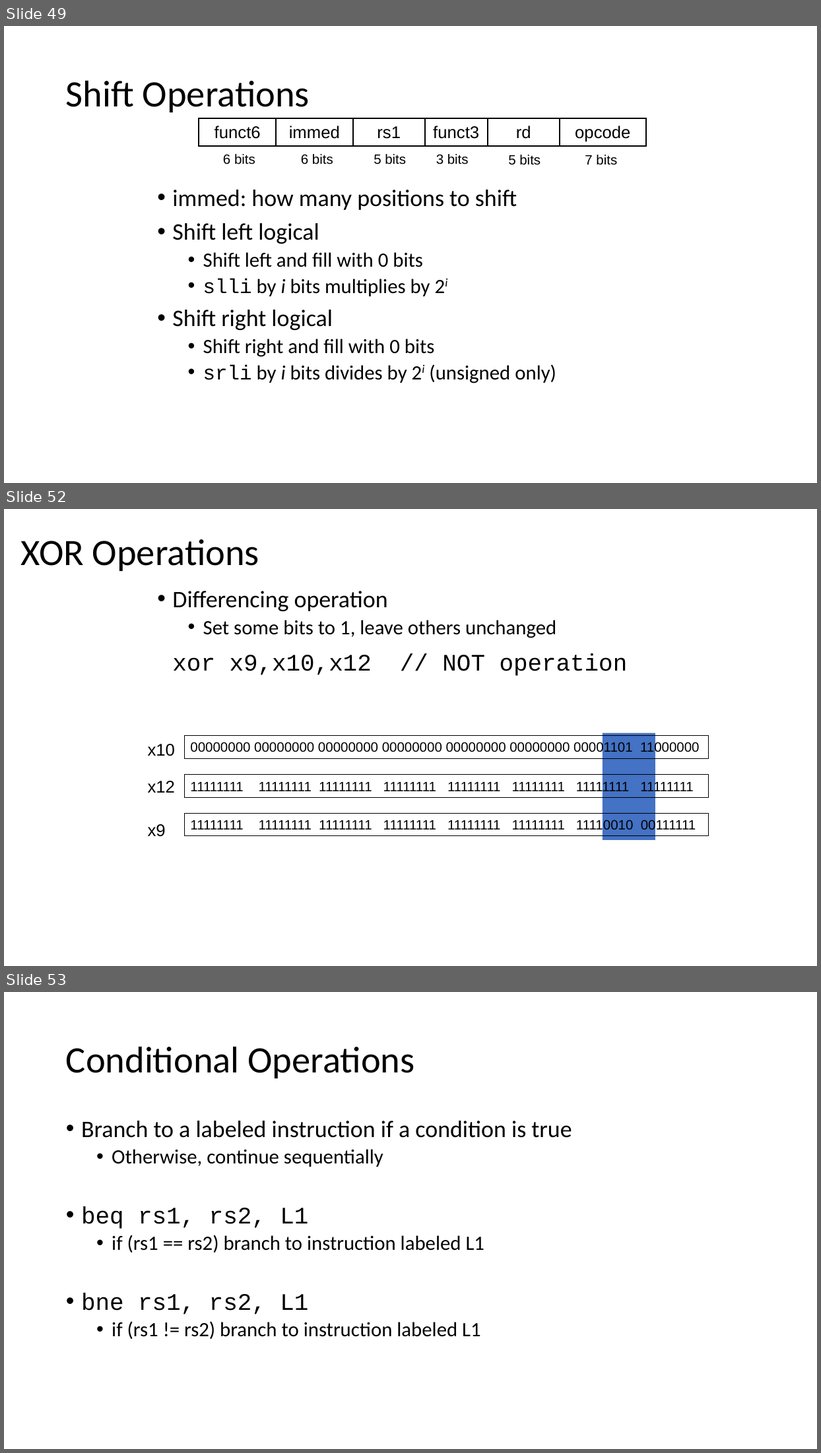
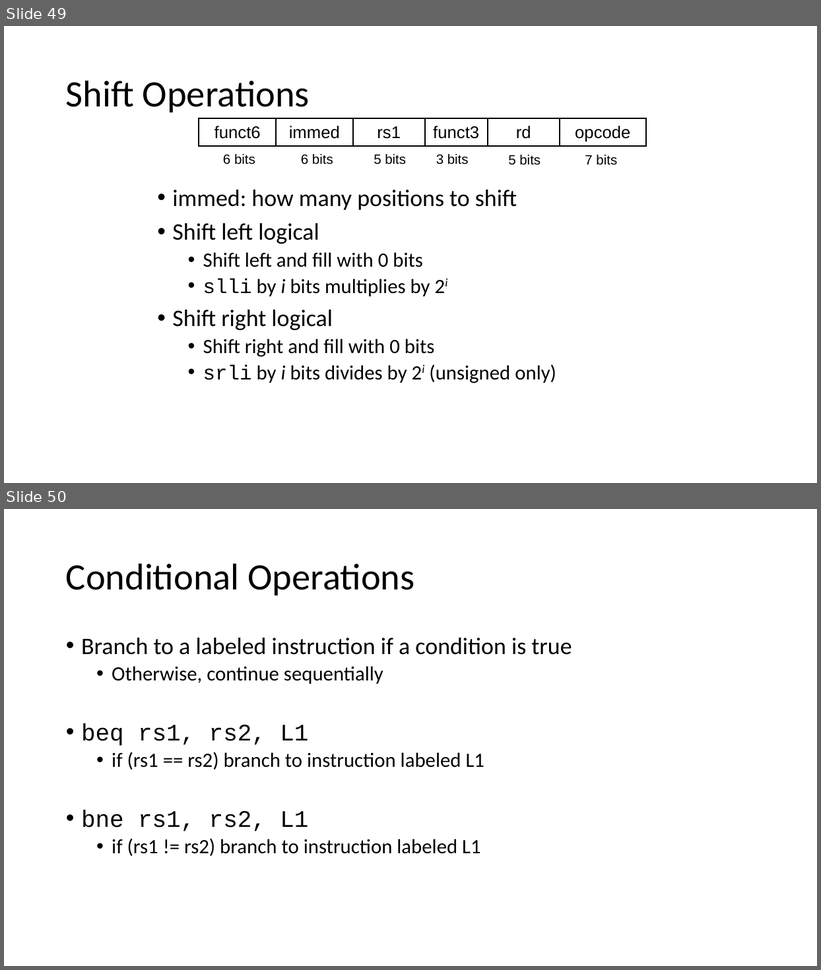
Before and after one commit to PG-DESD/CDAC_Sharing_Data, a slide deck: Microprocessor/TheoryLectures/RISC-V_Theory.pptx. Shown one above the other, each under a label of ours: slides 49, 52 and 53 before the commit, slides 49 and 50 after it; the slides between them are not shown. The pictures are 821x1453 and 821x970 pixels, drawn with LibreOffice and Linux fonts; fonts in the diff are those of the drawing. Boxes give left, top, right and bottom in pixels: in the first picture for what was removed or moved away, otherwise in the second. Text is boxed around its words. In the diff, an @@ line names an element or a change of style, - is before the commit and + after.

```diff
--- a/Microprocessor/TheoryLectures/RISC-V_Theory.pptx
+++ b/Microprocessor/TheoryLectures/RISC-V_Theory.pptx
@@ slide 52 removed at box(4, 509, 817, 966), background #FFFFFF @@
@@ title removed at box(20, 539, 259, 571) @@
-XOR Operations
@@ text removed at box(172, 591, 628, 676) @@
-• Differencing operation
-  • Set some bits to 1, leave others unchanged
-xor x9,x10,x12 // NOT operation
@@ text removed at box(148, 744, 175, 757) @@
-x10
@@ rectangle removed at box(185, 736, 708, 758) @@
-00000000 00000000 00000000 00000000 00000000 00000000 00001101 11000000
@@ rectangle removed at box(603, 733, 656, 841) @@
@@ text removed at box(148, 781, 175, 793) @@
-x12
@@ rectangle removed at box(185, 775, 708, 797) @@
-11111111 11111111 11111111 11111111 11111111 11111111 11111111 11111111
@@ text removed at box(148, 824, 166, 837) @@
-x9
@@ rectangle removed at box(185, 814, 708, 836) @@
-11111111 11111111 11111111 11111111 11111111 11111111 11110010 00111111
@@ what was slide 53 is now slide 50 @@
```
Also in this commit, not shown: 24 slides changed, 3 other slides removed.
